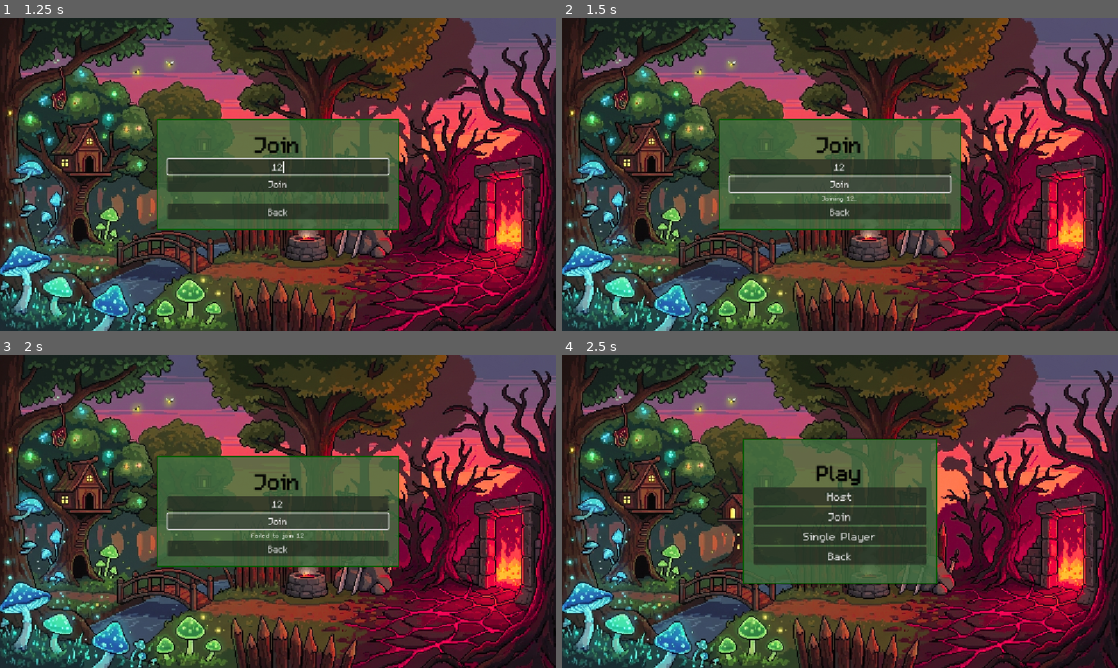
Above: before the commit, frames 1-4 (two rows, left to right).
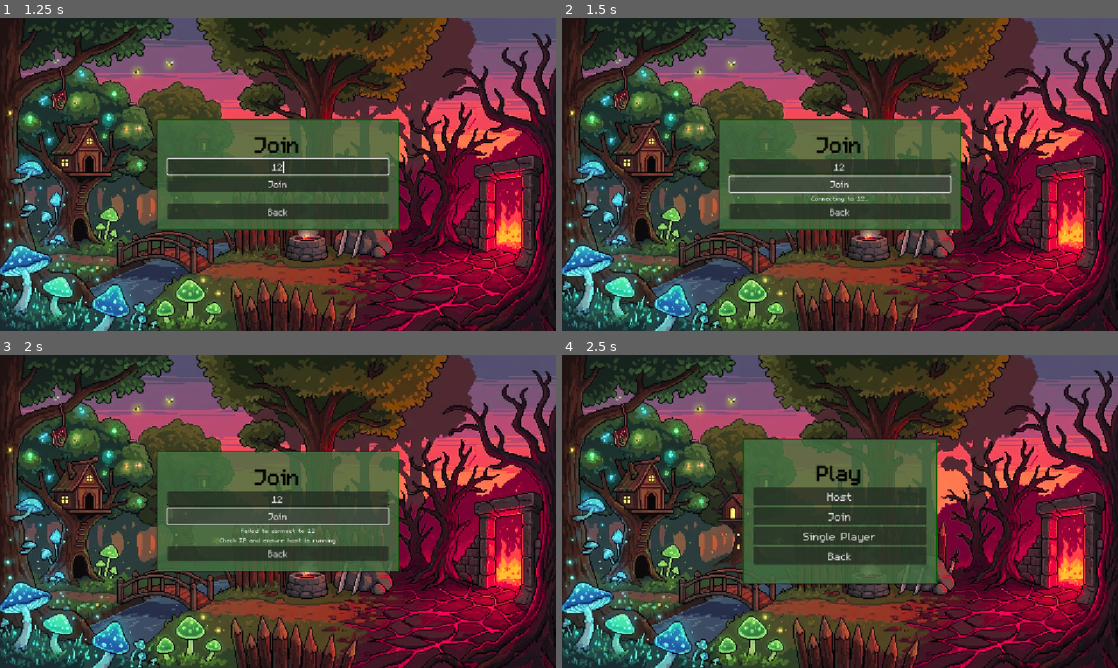
Above: after the commit, the same moments.

Repository: angel-romero-f/game
Game: Godot game, scene res://scenes/ui/JoinScreen.tscn
The game is run twice, just before and just after one commit, with the same random seed, the same clock (stepped at 60 frames per second) and the same inputs. This scene is started directly instead of the project's main scene. Sound files missing from this copy of the repository are replaced by a short silence.
Inputs (mouse positions are in pixels of both pictures, inside the frame that each line leads up to):
- Up to frame 1 (1.25 s): click (278, 168) at 0.52 s; type "12" at 0.6 s
- Up to frame 2 (1.5 s): click "Join" at 1.25 s
- Up to frame 3 (2 s): no input
- Up to frame 4 (2.5 s): click "Back" at 2 s

Frame 1 is identical in both runs. In frame 2, less than 0.1% of the frame differs, in the area x 44-55%, y 56-59%; in frame 3, 5.4%, in the area x 28-72%, y 30-70%; in frame 4, nothing differs.

Commit message:
Potential fix

Diff:
--- a/autoload/Net.gd
+++ b/autoload/Net.gd
@@ -3,7 +3,15 @@
 const PORT := 9999
 const MAX_CLIENTS := 4
 
+# Debug flag - set to true to enable verbose networking logs
+const DEBUG_NETWORKING := true
+
 var peer: ENetMultiplayerPeer
+
+func _debug_log(message: String) -> void:
+	if DEBUG_NETWORKING:
+		var timestamp := Time.get_time_string_from_system()
+		print("[Net %s] %s" % [timestamp, message])
 
 signal joined_game
 signal left_game
@@ -52,25 +60,83 @@
 
 const RACES := ["Elf", "Orc", "Fairy", "Infernal"]
 
+func _ready() -> void:
+	_debug_log("=== Net autoload initialized ===")
+	_debug_log("Default port: %d" % PORT)
+	_debug_log("Max clients: %d" % MAX_CLIENTS)
+	_debug_log("Available network interfaces:")
+	for addr in IP.get_local_addresses():
+		_debug_log("  - %s" % addr)
+
+## Call this to print current network status (useful for debugging)
+func print_network_status() -> void:
+	_debug_log("=== NETWORK STATUS ===")
+	if multiplayer.multiplayer_peer == null:
+		_debug_log("State: NOT CONNECTED (no peer)")
+	else:
+		var status := multiplayer.multiplayer_peer.get_connection_status()
+		var status_str := "UNKNOWN"
+		match status:
+			MultiplayerPeer.CONNECTION_DISCONNECTED:
+				status_str = "DISCONNECTED"
+			MultiplayerPeer.CONNECTION_CONNECTING:
+				status_str = "CONNECTING..."
+			MultiplayerPeer.CONNECTION_CONNECTED:
+				status_str = "CONNECTED"
+		_debug_log("Connection status: %s" % status_str)
+		_debug_log("Is server: %s" % str(multiplayer.is_server()))
+		_debug_log("My unique ID: %d" % multiplayer.get_unique_id())
+		_debug_log("Connected peers: %s" % str(multiplayer.get_peers()))
+		_debug_log("Player names: %s" % str(player_names))
+		_debug_log("Player races: %s" % str(player_races))
+	_debug_log("======================")
+
 ## Host a game server
 func host_game() -> void:
+	_debug_log("=== HOST_GAME CALLED ===")
+
 	# Clean up any existing connection first (silent cleanup)
 	if multiplayer.multiplayer_peer:
+		_debug_log("Cleaning up existing peer connection")
 		_cleanup_connection()
 
 	peer = ENetMultiplayerPeer.new()
+
+	# IMPORTANT: Explicitly bind to all interfaces (0.0.0.0) for LAN access
+	# This ensures the server listens on all network interfaces, not just localhost
+	peer.set_bind_ip("*")
+	_debug_log("Set bind IP to '*' (all interfaces)")
+
 	var err := peer.create_server(PORT, MAX_CLIENTS)
 	if err != OK:
 		push_error("create_server failed: %s" % err)
-		return
+		_debug_log("ERROR: create_server failed with error code: %s" % err)
+		return
+
 	multiplayer.multiplayer_peer = peer
 	_connect_signals()
+
+	# Log all available network interfaces for debugging
+	_debug_log("Server created successfully on port %d" % PORT)
+	_debug_log("Max clients: %d" % MAX_CLIENTS)
+	_debug_log("Host unique ID: %d" % multiplayer.get_unique_id())
+	_debug_log("Available IP addresses on this machine:")
+	var addresses := IP.get_local_addresses()
+	for addr in addresses:
+		_debug_log("  - %s" % addr)
+	_debug_log("Host code (LAN IP): %s" % get_host_code())
+	_debug_log("=== SERVER READY ===")
+
 	joined_game.emit()
 
 ## Join a game using code string like "192.168.1.12" or "192.168.1.12:9999"
 func join_game(code: String) -> void:
+	_debug_log("=== JOIN_GAME CALLED ===")
+	_debug_log("Raw code input: '%s'" % code)
+
 	# Clean up any existing connection first (silent cleanup)
 	if multiplayer.multiplayer_peer:
+		_debug_log("Cleaning up existing peer connection")
 		_cleanup_connection()
 
 	var ip := ""
@@ -90,22 +156,93 @@
 	else:
 		ip = code
 
+	_debug_log("Parsed IP: '%s', Port: %d" % [ip, port])
+
 	if ip.is_empty():
 		push_error("Invalid host code: empty IP")
-		return
+		_debug_log("ERROR: Empty IP address!")
+		return
+
+	# Check if trying to connect to localhost vs LAN
+	if ip == "127.0.0.1" or ip == "localhost":
+		_debug_log("WARNING: Connecting to localhost - this will only work on the same machine!")
 
 	peer = ENetMultiplayerPeer.new()
+
+	_debug_log("Attempting to connect to %s:%d..." % [ip, port])
 	var err := peer.create_client(ip, port)
 	if err != OK:
 		push_error("create_client failed: %s" % err)
-		return
+		_debug_log("ERROR: create_client failed with error code: %s" % err)
+		_debug_log("Common causes:")
+		_debug_log("  - Host not running or not reachable")
+		_debug_log("  - Firewall blocking port %d" % port)
+		_debug_log("  - Wrong IP address")
+		return
+
 	multiplayer.multiplayer_peer = peer
 	_connect_signals()
+
+	_debug_log("Client peer created, waiting for connection...")
+	_debug_log("Local addresses on this machine:")
+	var addresses := IP.get_local_addresses()
+	for addr in addresses:
+		_debug_log("  - %s" % addr)
+
+	# Monitor connection state
+	_start_connection_monitor()
+
 	joined_game.emit()
+
+## Monitor connection state changes for debugging
+var _connection_monitor_active := false
+
+func _start_connection_monitor() -> void:
+	if _connection_monitor_active:
+		return
+	_connection_monitor_active = true
+	_debug_log("Starting connection state monitor...")
+
+	# Connect to connection signals for better debugging
+	if not multiplayer.connected_to_server.is_connected(_on_connected_to_server):
+		multiplayer.connected_to_server.connect(_on_connected_to_server)
+	if not multiplayer.connection_failed.is_connected(_on_connection_failed):
+		multiplayer.connection_failed.connect(_on_connection_failed)
+	if not multiplayer.server_disconnected.is_connected(_on_server_disconnected):
+		multiplayer.server_disconnected.connect(_on_server_disconnected)
+
+func _stop_connection_monitor() -> void:
+	_connection_monitor_active = false
+	if multiplayer.connected_to_server.is_connected(_on_connected_to_server):
+		multiplayer.connected_to_server.disconnect(_on_connected_to_server)
+	if multiplayer.connection_failed.is_connected(_on_connection_failed):
+		multiplayer.connection_failed.disconnect(_on_connection_failed)
+	if multiplayer.server_disconnected.is_connected(_on_server_disconnected):
+		multiplayer.server_disconnected.disconnect(_on_server_disconnected)
+
+func _on_connected_to_server() -> void:
+	_debug_log("=== CONNECTED TO SERVER SUCCESSFULLY ===")
+	_debug_log("My unique ID: %d" % multiplayer.get_unique_id())
+
+func _on_connection_failed() -> void:
+	_debug_log("=== CONNECTION FAILED ===")
+	_debug_log("Could not connect to the server!")
+	_debug_log("Troubleshooting:")
+	_debug_log("  1. Is the host running and on the same network?")
+	_debug_log("  2. Is port %d open on the host's firewall?" % PORT)
+	_debug_log("  3. Is the IP address correct?")
+	_debug_log("  4. Try pinging the host IP from terminal")
+
+func _on_server_disconnected() -> void:
+	_debug_log("=== DISCONNECTED FROM SERVER ===")
+	_debug_log("Lost connection to the host")
 
 ## Get the host's likely LAN IP address (IP only, no port)
 func get_host_code() -> String:
 	var addresses := IP.get_local_addresses()
+
+	_debug_log("get_host_code() - Scanning for LAN IP...")
+	_debug_log("All addresses found: %s" % str(addresses))
 
 	# Try to find a non-localhost IPv4 address
 	# Private IP ranges: 192.168.x.x, 10.x.x.x, 172.16-31.x.x
@@ -113,9 +250,11 @@
 		if typeof(address) == TYPE_STRING:
 			# Skip IPv6 and localhost
 			if ":" in address or address == "127.0.0.1" or address.begins_with("127."):
+				_debug_log("  Skipping %s (IPv6 or localhost)" % address)
 				continue
 			# Check for private IP ranges
 			if address.begins_with("192.168.") or address.begins_with("10."):
+				_debug_log("  SELECTED: %s (private LAN IP)" % address)
 				return address
 			# Check for 172.16-31.x.x range
 			if address.begins_with("172."):
@@ -123,9 +262,12 @@
 				if parts.size() >= 2:
 					var second_octet := parts[1].to_int()
 					if second_octet >= 16 and second_octet <= 31:
+						_debug_log("  SELECTED: %s (172.x private range)" % address)
 						return address
 
 	# Fallback to localhost
+	_debug_log("  WARNING: No LAN IP found! Falling back to 127.0.0.1")
+	_debug_log("  This means networking will ONLY work on the same machine!")
 	return "127.0.0.1"
 
 func _connect_signals() -> void:
@@ -142,13 +284,22 @@
 		multiplayer.peer_disconnected.disconnect(_on_peer_disconnected)
 
 func _on_peer_connected(id: int) -> void:
+	_debug_log("=== PEER CONNECTED: %d ===" % id)
+	_debug_log("Total peers now: %d" % (multiplayer.get_peers().size() + 1))
+	_debug_log("Is server: %s" % str(multiplayer.is_server()))
+
 	# Only server handles spawns
 	if multiplayer.is_server():
+		_debug_log("Server spawning player for peer %d" % id)
 		get_tree().call_group("game", "server_spawn_player", id)
 
 func _on_peer_disconnected(id: int) -> void:
+	_debug_log("=== PEER DISCONNECTED: %d ===" % id)
+	_debug_log("Total peers remaining: %d" % multiplayer.get_peers().size())
+
 	# Only server handles despawns
 	if multiplayer.is_server():
+		_debug_log("Server despawning player for peer %d" % id)
 		get_tree().call_group("game", "server_despawn_player", id)
 		if player_names.has(id):
 			player_names.erase(id)
@@ -159,7 +310,9 @@
 
 ## Internal cleanup (doesn't emit left_game signal)
 func _cleanup_connection() -> void:
+	_debug_log("Cleaning up connection...")
 	_disconnect_signals()
+	_stop_connection_monitor()
 	if multiplayer.multiplayer_peer:
 		multiplayer.multiplayer_peer.close()
 	multiplayer.multiplayer_peer = null
@@ -167,6 +320,7 @@
 	player_names.clear()
 	player_races.clear()
 	player_rolls.clear()
+	_debug_log("Connection cleanup complete")
 
 ## Disconnect from multiplayer session
 func disconnect_from_game() -> void:
--- a/scripts/ui/HostLobby.gd
+++ b/scripts/ui/HostLobby.gd
@@ -32,7 +32,11 @@
 	Net.submit_player_name(App.player_name)
 
 	if code_label:
-		code_label.text = "Host code: " + Net.get_host_code()
+		var host_code := Net.get_host_code()
+		code_label.text = "Host code: " + host_code
+		print("[HostLobby] Host code displayed: %s" % host_code)
+		print("[HostLobby] Players on other devices should connect to this IP")
+		print("[HostLobby] Make sure both devices are on the same network (WiFi/LAN)")
 
 	# Connect to multiplayer signals to update player list
 	if multiplayer.peer_connected.is_connected(_on_peer_connected):
--- a/scripts/ui/JoinScreen.gd
+++ b/scripts/ui/JoinScreen.gd
@@ -45,18 +45,47 @@
 		return
 
 	if status_label:
-		status_label.text = "Joining %s..." % code
+		status_label.text = "Connecting to %s..." % code
 
+	print("[JoinScreen] Attempting to join: %s" % code)
 	Net.join_game(code)
 
-	# Wait a moment then transition
-	await get_tree().create_timer(0.5).timeout
-	if multiplayer.has_multiplayer_peer():
-		Net.submit_player_name(App.player_name)
-		App.go("res://scenes/ui/WaitingRoom.tscn")
-	else:
+	# Wait for connection with timeout - check connection status properly
+	var max_wait_time := 5.0  # 5 seconds timeout
+	var elapsed := 0.0
+	var check_interval := 0.2  # Check every 200ms
+
+	while elapsed < max_wait_time:
+		await get_tree().create_timer(check_interval).timeout
+		elapsed += check_interval
+
+		if not multiplayer.has_multiplayer_peer():
+			print("[JoinScreen] No peer - connection likely failed")
+			break
+
+		var status := multiplayer.multiplayer_peer.get_connection_status()
+		print("[JoinScreen] Connection status: %d (0=disconnected, 1=connecting, 2=connected)" % status)
+
+		if status == MultiplayerPeer.CONNECTION_CONNECTED:
+			print("[JoinScreen] Successfully connected!")
+			Net.submit_player_name(App.player_name)
+			App.go("res://scenes/ui/WaitingRoom.tscn")
+			return
+		elif status == MultiplayerPeer.CONNECTION_DISCONNECTED:
+			print("[JoinScreen] Connection was rejected or failed")
+			break
+
+		# Still connecting, update status
 		if status_label:
-			status_label.text = "Failed to join %s" % code
+			status_label.text = "Connecting to %s... (%.1fs)" % [code, elapsed]
+
+	# If we get here, connection failed
+	print("[JoinScreen] Connection timed out or failed")
+	if status_label:
+		status_label.text = "Failed to connect to %s\nCheck IP and ensure host is running" % code
+
+	# Print troubleshooting info
+	Net.print_network_status()
 
 func _on_back_pressed() -> void:
 	App.go("res://scenes/ui/PlayMenu.tscn")
